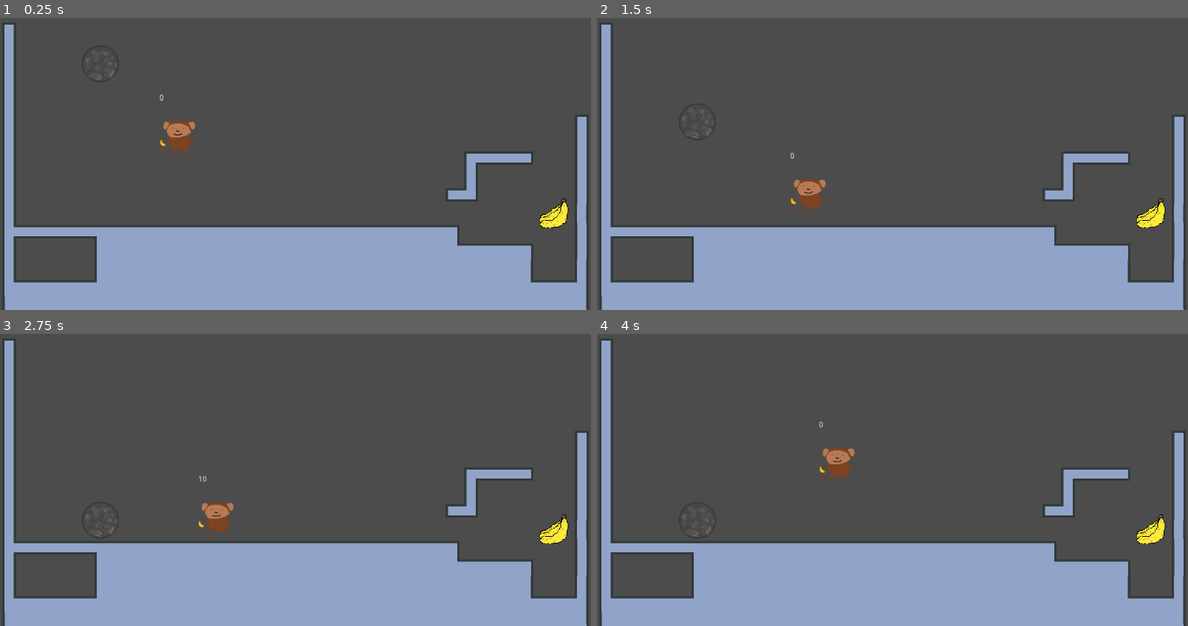
Above: before the commit, frames 1-4 (two rows, left to right).
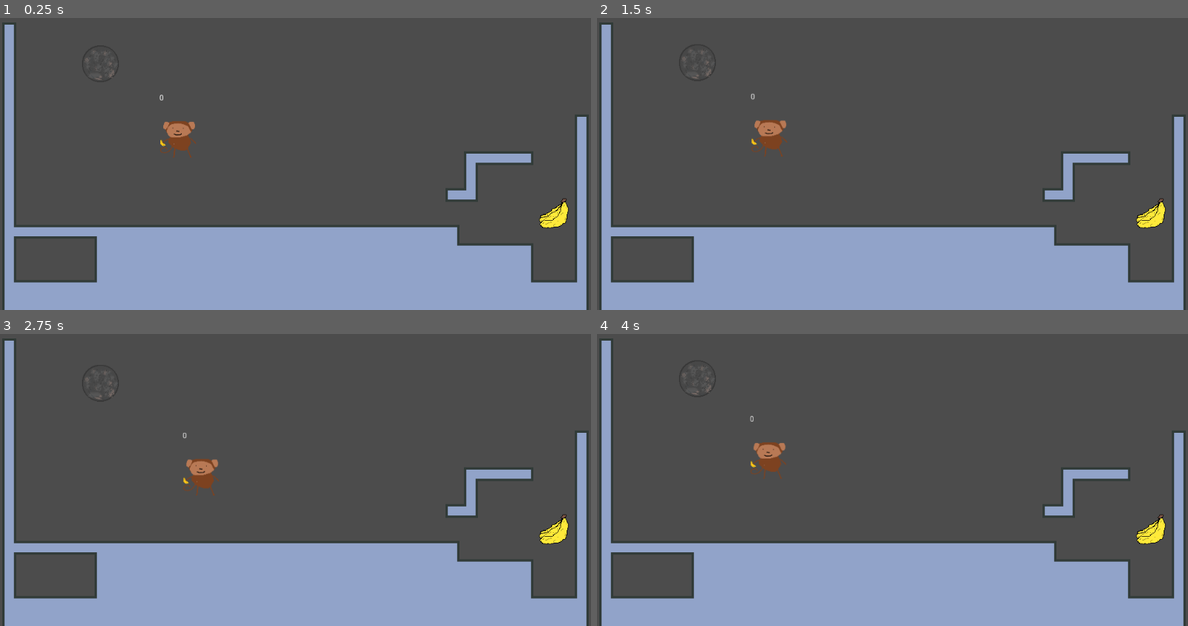
Above: after the commit, the same moments.

Repository: LuBolin/Monkis2gether
Game: Godot game, scene res://Scenes/RootNode.tscn
Same seed, same stepped clock (60 frames per second), same inputs: the game is played once before the commit and once after it.
Inputs:
- Up to frame 1 (0.25 s): no input
- Up to frame 2 (1.5 s): hold D (right) 0.53-1.28 s; hold Space (power) 0.53-1.28 s; tap W (jump) at 0.77 s; tap R at 0.8, 1.35 s; hold A (left) from 1.28 s (still down)
- Up to frame 3 (2.75 s): tap W (jump) at 1.52 s; tap Space (power) at 1.55 s; release A (left) at 2.03 s; hold D (right) from 2.03 s (still down); hold Space (power) from 2.03 s (still down); tap R at 2.3 s
- Up to frame 4 (4 s): release Space (power) at 2.78 s; tap R at 2.85, 3.8 s; tap W (jump) at 3.02, 3.77 s; tap Space (power) at 3.05 s; release D (right) at 3.53 s; hold A (left) from 3.53 s (still down); hold Space (power) from 3.53 s (still down)

The runs differ from the first frame. In frame 1, 0.5% of the frame differs, in the area x 0-100%, y 2-100%; in frame 2, 1.5%; in frame 3, 1.4%; in frame 4, 1.5%.

Commit message:
directional inconsistency?

Diff:
--- a/Scenes/Monkey.tscn
+++ b/Scenes/Monkey.tscn
@@ -1,14 +1,12 @@
-[gd_scene load_steps=6 format=2]
+[gd_scene load_steps=5 format=2]
 
 [ext_resource path="res://Scripts/MonkeyMove.gd" type="Script" id=1]
 [ext_resource path="res://Resources/monkey.png" type="Texture" id=2]
 [ext_resource path="res://Resources/moveCurve.tres" type="Curve" id=4]
 
-[sub_resource type="RayShape2D" id=4]
-length = 32.0
-
-[sub_resource type="RectangleShape2D" id=5]
-extents = Vector2( 32, 31 )
+[sub_resource type="CapsuleShape2D" id=1]
+radius = 16.0
+height = 31.0
 
 [node name="Monkey" type="RigidBody2D"]
 mode = 2
@@ -19,24 +17,6 @@
 
 [node name="Sprite" type="Sprite" parent="."]
 texture = ExtResource( 2 )
-
-[node name="rayFeet" type="CollisionShape2D" parent="."]
-shape = SubResource( 4 )
-
-[node name="rayLeft" type="CollisionShape2D" parent="."]
-rotation = 1.57079
-shape = SubResource( 4 )
-disabled = true
-
-[node name="rayTop" type="CollisionShape2D" parent="."]
-rotation = -3.14159
-shape = SubResource( 4 )
-disabled = true
-
-[node name="rayRight" type="CollisionShape2D" parent="."]
-rotation = -1.5708
-shape = SubResource( 4 )
-disabled = true
 
 [node name="data" type="RichTextLabel" parent="."]
 margin_left = -32.0
@@ -50,5 +30,9 @@
 }
 
 [node name="CollisionShape2D" type="CollisionShape2D" parent="."]
-position = Vector2( 0, -1 )
-shape = SubResource( 5 )
+position = Vector2( -16, 0 )
+shape = SubResource( 1 )
+
+[node name="CollisionShape2D2" type="CollisionShape2D" parent="."]
+position = Vector2( 16, 0 )
+shape = SubResource( 1 )
--- a/Scripts/MonkeyMove.gd
+++ b/Scripts/MonkeyMove.gd
@@ -17,8 +17,11 @@
 
 func _ready():
 	OS.set_window_size(Vector2(1600, 960))
-	#makeRays()
-	feetRays()
+	var ss=OS.get_screen_size(0)
+	var window_size = OS.get_window_size()
+	OS.set_window_position(ss*0.5 - window_size*0.5)
+	makeRays()
+	#feetRays()
 	pass
 
 func _process(delta):
@@ -28,6 +31,10 @@
 func _physics_process(delta):
 	#MovementLoop(delta)
 	pass
+
+func _input(event):
+	if(Input.is_key_pressed(KEY_R)):
+		get_tree().reload_current_scene()
 
 func get_input():
 	var dirn: Vector2 = Vector2.ZERO
@@ -42,6 +49,8 @@
 		input.jump=false
 	if Input.is_action_pressed("power"):
 		input.power=true
+	else:
+		input.power=false
 	pass
 
 func MovementLoop(delta):
@@ -49,6 +58,9 @@
 	if(input.jump and grounded):
 		set_axis_velocity(Vector2(0,-150))
 		input.jump=false
+	elif(input.power):
+		#pass
+		set_axis_velocity(Vector2(0,100))
 
 	if(input.dirn==Vector2.ZERO):
 		if(linear_velocity.x == 0):
@@ -85,6 +97,7 @@
 func _integrate_forces(s):
 	var delta = get_physics_process_delta_time()
 	MovementLoop(delta)
+
 	info.text=str(s.get_contact_count())
 	for x in range(s.get_contact_count()):
 		var ci = s.get_contact_local_normal(x)
@@ -97,7 +110,7 @@
 
 func makeRays():
 	var length=32
-	var diff=length/4
+	var diff=length/8.0
 	var rotation=0
 	var dirns=[Vector2.LEFT,Vector2.UP,Vector2.RIGHT,Vector2.DOWN]
 	for dirn in dirns:
@@ -116,9 +129,9 @@
 
 func feetRays():
 	var length=32
-	var diff=length/8
-	var offset=-length
-	while(offset<=length):
+	var diff=length/4
+	var offset=-length+diff
+	while(offset<length):
 		var cs=CollisionShape2D.new()
 		var ray=RayShape2D.new()
 		add_child((cs))
@@ -126,3 +139,13 @@
 		cs.shape=ray
 		cs.position=Vector2.LEFT*offset
 		offset+=diff
+	return
+	var left=CollisionShape2D.new()
+	left.name="LEFT"
+	var ball=CircleShape2D.new()
+	ball.radius=diff/2.0
+	add_child(left)
+	left.shape=ball
+	var center=offset-(diff/2.0)
+	left.position=Vector2(-center,center)
+	print(left.position)
--- a/project.godot
+++ b/project.godot
@@ -27,8 +27,8 @@
 [display]
 
 window/size/resizable=false
-window/stretch/mode="2d"
-window/stretch/aspect="keep_height"
+window/stretch/mode="viewport"
+window/stretch/aspect="keep"
 
 [global]
 
